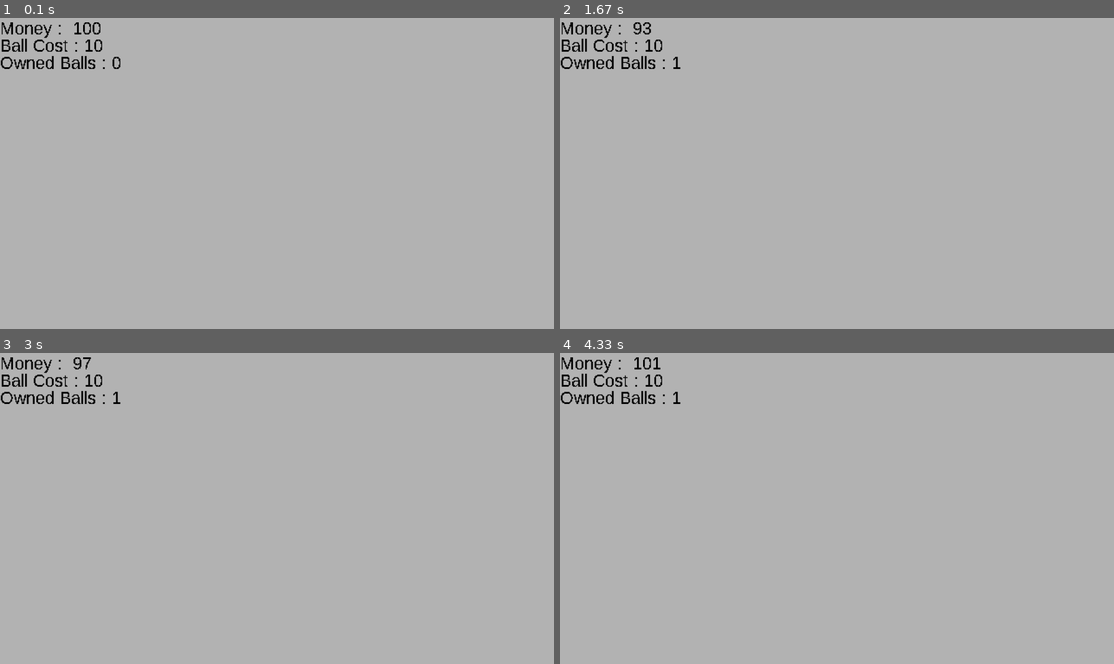
Above: before the commit, frames 1-4 (two rows, left to right).
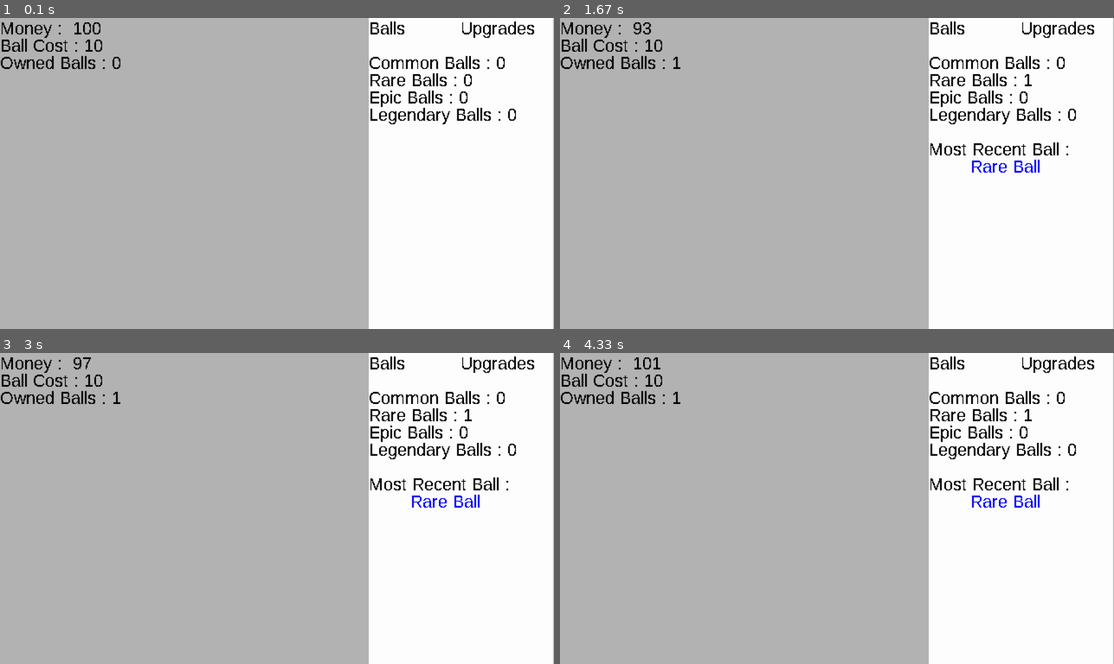
Above: after the commit, the same moments.

Repository: LZX1000/College-I
Game: pygame game, started from Incremental_Incremental.py
Same seed, same stepped clock (60 frames per second), same inputs: the game is played once before the commit and once after it.
Inputs (mouse positions are in pixels of both pictures, inside the frame that each line leads up to):
- Up to frame 1 (0.1 s): no input
- Up to frame 2 (1.67 s): click (837, 173) at 0.38 s; tap Enter at 0.67 s; click (665, 248) at 1.05 s; click (903, 201) at 1.38 s
- Up to frame 3 (3 s): click (77, 499) at 1.72 s; click (277, 545) at 2.05 s; click (421, 558) at 2.38 s; click (421, 480) at 2.72 s
- Up to frame 4 (4.33 s): click (1008, 502) at 3.05 s; click (953, 452) at 3.38 s; click (670, 402) at 3.72 s; click (704, 564) at 4.05 s

The runs differ from the first frame. In frame 1, 33% of the frame differs, in the area x 66-100%, y 0-100%; in frame 2, 33%; in frame 3, 33%; in frame 4, 33%.

Commit message:
Correctly psition ball and upgrade text

Diff:
--- a/Incremental_Incremental.py
+++ b/Incremental_Incremental.py
@@ -32,6 +32,20 @@
                 return self.money_value
             return 0
 
+    class BallsMenuButton(pygame.sprite.Sprite):
+        def __init__(self, menu_surface):
+            super().__init__()
+
+            self.text_surface = font.render("Balls", False, (0, 0, 0))
+            self.rect = pygame.Rect(0, 0, menu_surface.get_width() / 2, 20)
+
+    class UpgradesMenuButton(pygame.sprite.Sprite):
+        def __init__(self, menu_surface):
+            super().__init__()
+
+            self.text_surface = font.render("Upgrades", False, (0, 0, 0))
+            self.rect = pygame.Rect(menu_surface.get_width() / 2, 0, menu_surface.get_width() / 2, 20)
+
     # Initialize
     pygame.init()
     pygame.font.init()
@@ -48,12 +62,14 @@
     pixelation_factor = 2
     # # Surfaces
     internal_surface = pygame.Surface((internal_width, internal_height)) # For rendering
-    balls_menu_surface = pygame.Surface((internal_width / 3, internal_height)) # For rendering
+    menu_surface = pygame.Surface((internal_width / 3, internal_height)) # For rendering
     screen = pygame.display.set_mode(screen_size) # pygame.FULLSCREEN
 
     running = True
     new = True # Change when adding saving
-    menu_type = "Main"
+    menu_type = "Balls"
+    balls_menu_button = BallsMenuButton(menu_surface)
+    upgrades_menu_button = UpgradesMenuButton(menu_surface)
     enter_press_override = False
     max_fps = 60
     dt = 0
@@ -79,12 +95,17 @@
             # Handle mouse clicks
             if event.type == pygame.MOUSEBUTTONDOWN:
                 if event.button == 1:
-                    player_money += player_money_per_click
+                    if balls_menu_button.rect.collidepoint(pygame.mouse.get_pos()):
+                        pass
+                    elif upgrades_menu_button.rect.collidepoint(pygame.mouse.get_pos()):
+                        pass
+                    else:
+                        player_money += player_money_per_click
                 elif event.button == 3:
-                    if menu_type == "Main":
+                    if menu_type == "Upgrades":
                         menu_type = "Balls"
                     elif menu_type == "Balls":
-                        menu_type = "Main"
+                        menu_type = "Upgrades"
         # Handle keypresses
         keys = pygame.key.get_pressed()
         if keys[pygame.K_ESCAPE]:
@@ -139,7 +160,6 @@
         money_text_surface = font.render(f"Money :  {player_money}", False, (0, 0, 0))
         ball_cost_text_surface = font.render(f"Ball Cost : {new_ball_cost}", False, (0, 0, 0))
         owned_balls_text_surface = font.render(f"Owned Balls : {len(balls)}", False, (0, 0, 0))
-        balls_menu_text_surface = font.render("Balls Menu", False, (0, 0, 0))
         # Balls Menu
         if menu_type == "Balls":
             common_ball_count_text_surface = font.render(f"Common Balls : {common_ball_count}", False, (0, 0, 0))
@@ -150,18 +170,20 @@
                 most_recent_ball_text_surface1 = font.render(f"Most Recent Ball :", False, (0, 0, 0))
                 most_recent_ball_text_surface2 = font.render(f"        {balls[-1].rarity} Ball", False, (balls[-1].color))
             # # Blit to Balls Menu
-            balls_menu_surface.fill((255, 255, 255)) # Sub-background
-            balls_menu_surface.blit(common_ball_count_text_surface, (0, 40))
-            balls_menu_surface.blit(rare_ball_count_text_surface, (0, 60))
-            balls_menu_surface.blit(epic_ball_count_text_surface, (0, 80))
-            balls_menu_surface.blit(legendary_ball_count_text_surface, (0, 100))
+            menu_surface.fill((255, 255, 255)) # Sub-background
+            menu_surface.blit(common_ball_count_text_surface, (0, 40))
+            menu_surface.blit(rare_ball_count_text_surface, (0, 60))
+            menu_surface.blit(epic_ball_count_text_surface, (0, 80))
+            menu_surface.blit(legendary_ball_count_text_surface, (0, 100))
             if len(balls) > 0:
-                balls_menu_surface.blit(most_recent_ball_text_surface1, (0, 140))
-                balls_menu_surface.blit(most_recent_ball_text_surface2, (0, 160))
-            internal_surface.blit(balls_menu_surface, ((internal_width / 3) * 2, 0))
+                menu_surface.blit(most_recent_ball_text_surface1, (0, 140))
+                menu_surface.blit(most_recent_ball_text_surface2, (0, 160))
+        elif menu_type == "Upgrades":
+            menu_surface.fill((255, 255, 255)) # Sub-background
+        menu_surface.blit(balls_menu_button.text_surface, balls_menu_button.rect.topleft)
+        menu_surface.blit(upgrades_menu_button.text_surface, upgrades_menu_button.rect.topleft)
         # Blit to internal_surface
-        if menu_type == "Balls":
-            internal_surface.blit(balls_menu_text_surface, ((internal_width / 3) * 2, 0))
+        internal_surface.blit(menu_surface, ((internal_width / 3) * 2, 0))
         internal_surface.blit(money_text_surface, (0, 0))
         internal_surface.blit(ball_cost_text_surface, (0, 20))
         internal_surface.blit(owned_balls_text_surface, (0, 40))
